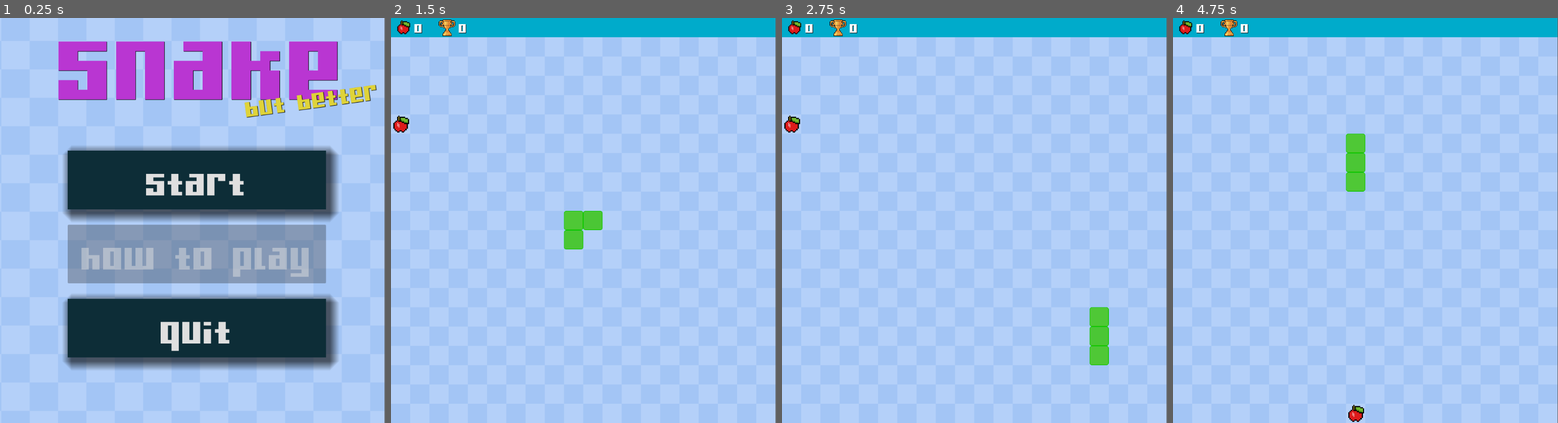
Above: before the commit, frames 1-4 (left to right).
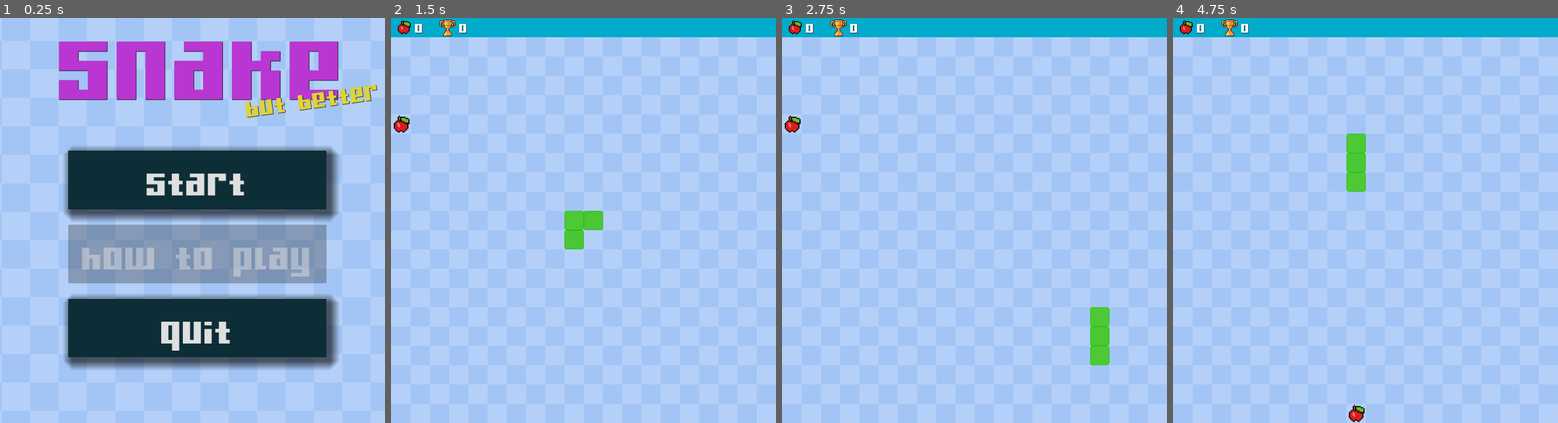
Above: after the commit, the same moments.

Repository: ShaunBamford/SnakeGame
Game: Godot game, scene res://Scenes/main_menu.tscn
Two runs of this game, one before a commit and one after it. Both use one fixed random seed, a clock stepped at 60 frames per second and the inputs below.
Inputs:
- Up to frame 1 (0.25 s): no input
- Up to frame 2 (1.5 s): click "Start" at 0.5 s; tap Enter at 1.25 s; hold Right (ui_right) from 1.28 s (still down)
- Up to frame 3 (2.75 s): release Right (ui_right) at 2.03 s; hold Down (ui_down) from 2.03 s (still down)
- Up to frame 4 (4.75 s): release Down (ui_down) at 2.78 s; hold Right (ui_right) 2.78-3.5 s; click "Play Again?" at 3.5 s; tap Space at 4.25 s; hold Up (ui_up) from 4.28 s (still down)
The window is 761x800 before the commit and 762x800 after it. Grey fills any space a smaller window leaves; there, only what the larger window draws over its background counts as a difference.

The runs differ from the first frame. In frame 1, 1.9% of the frame differs, in the area x 15-99%, y 5-84%; in frame 2, 0.3%; in frame 3, 0.4%; in frame 4, 0.4%.

Commit message:
Bug fixes
Allow user to resize window
High score now saves once game has been closed to gone to main menu

Diff:
--- a/Scenes/mainScene.gd
+++ b/Scenes/mainScene.gd
@@ -40,12 +40,15 @@
 	new_game()
 
 func new_game():
+	load_game()
 	get_tree().paused = false
 	get_tree().call_group("segments", "queue_free")
 	$GameOverMenu.hide()
-	score = 0
+	# Update the score to the highscore if it's greater than the current score
+	if highscore > score:
+		score = 0
 	$Hud.get_node("ScoreLabel").text = str(score)
-	$Hud.get_node("HighScoreLabel").text = str(score)
+	$Hud.get_node("HighScoreLabel").text = str(highscore)
 	move_direction = up
 	can_move = true
 	generate_snake()
@@ -133,7 +136,7 @@
 		if score >= highscore:
 			highscore = score
 		$Hud.get_node("ScoreLabel").text = str(score)
-		$Hud.get_node("HighScoreLabel").text = str(score)
+		$Hud.get_node("HighScoreLabel").text = str(highscore)
 		add_segment(old_data[-1])
 		move_food()
 
@@ -149,7 +152,7 @@
 	regen_food = true
 # ends game and displays a game over screen
 func end_game():
-
+	save_game()
 	if score >= highscore:
 		highscore = score
 	can_move = false
@@ -162,3 +165,34 @@
 # when play again pressed, restart game
 func _on_game_over_menu_restart():
 	new_game()
+
+
+func save():
+	var save_dict = {
+		"highscore" : highscore
+	}
+	return save_dict
+
+func save_game():
+	var save_game = FileAccess.open("user://data.save", FileAccess.WRITE)
+	var jsonString = JSON.stringify(save())
+
+	save_game.store_line(jsonString)
+
+func load_game():
+	if not FileAccess.file_exists("user://data.save"):
+		return
+
+	var save_game = FileAccess.open("user://data.save", FileAccess.READ)
+	var jsonString = save_game.get_as_text() # This gets the entire file text.
+	var json = JSON.new()
+	var parse_result = json.parse(jsonString)
+
+	if parse_result == OK:
+		var node_data = json.get_data()
+		highscore = node_data["highscore"]
+		highscore = int(highscore) # Access the highscore from the dictionary.
+		print("Highscore: ", highscore)
+		$Hud.get_node("HighScoreLabel").text = str(highscore)
+	else:
+		print("Failed to parse JSON.")
--- a/project.godot
+++ b/project.godot
@@ -13,6 +13,8 @@
 config/name="Snake Game"
 config/version="1.0"
 run/main_scene="res://Scenes/main_menu.tscn"
+config/use_custom_user_dir=true
+config/custom_user_dir_name="SnakeGame"
 config/features=PackedStringArray("4.2", "GL Compatibility")
 boot_splash/bg_color=Color(0, 0.168257, 0.147212, 1)
 boot_splash/show_image=false
@@ -26,7 +28,7 @@
 
 window/size/viewport_width=1000
 window/size/viewport_height=1050
-window/size/resizable=false
+window/stretch/mode="canvas_items"
 
 [input]
 
Not shown, changed: export_presets.cfg
Not shown, changed: game.exe
